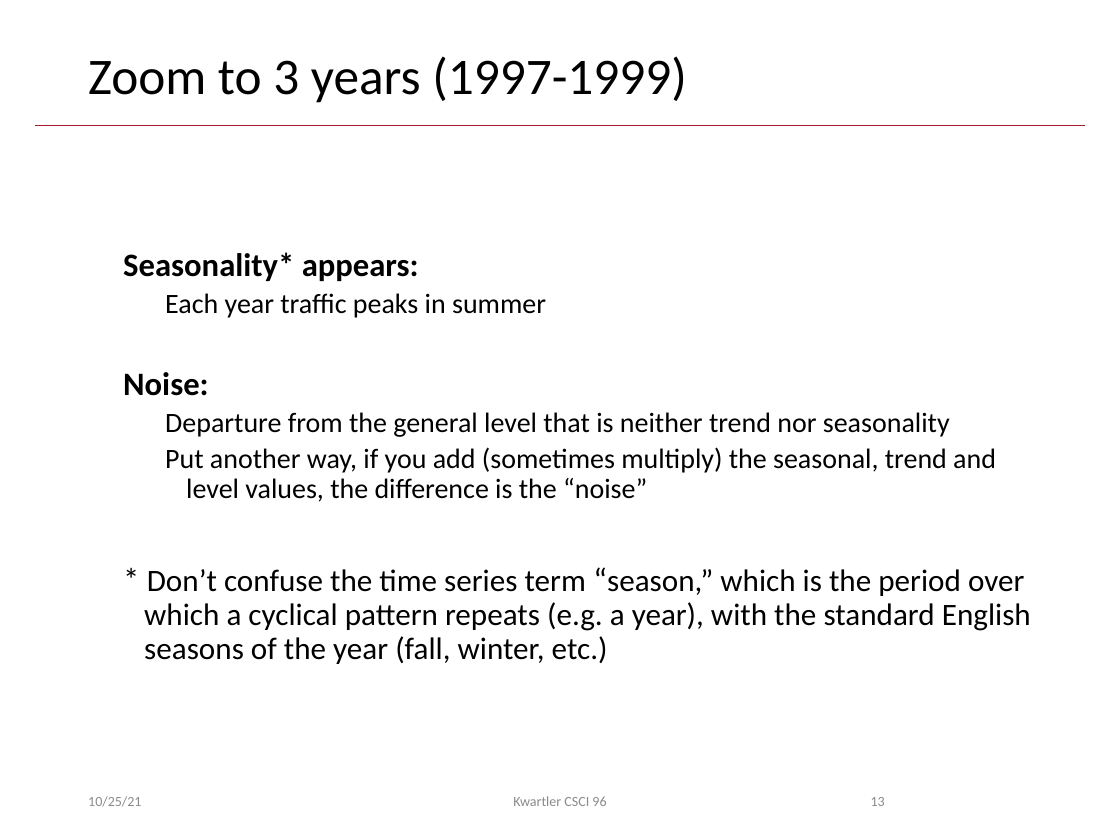
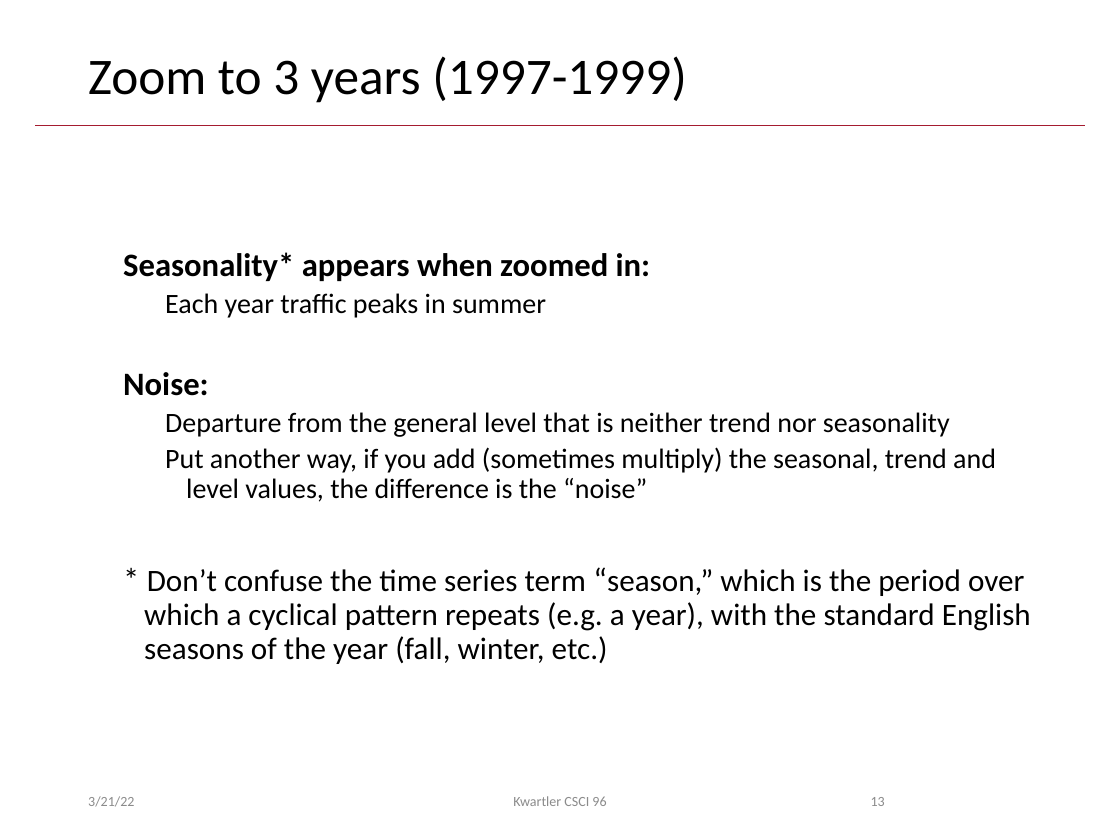
Before and after one commit to kwartler/Harvard_DataMining_Business_Student, a slide deck: slide 13 of Lessons/G_RF_TimeSeries/TimeSeries.pptx. Drawn at 1120x840 pixels with LibreOffice and Linux fonts; fonts in the diff are those of the drawing; background and template pictures are left out. Boxes give left, top, right and bottom in pixels: in the first picture for what was removed or moved away, otherwise in the second. Text is boxed around its words. In the diff, an @@ line names an element or a change of style, - is before the commit and + after.

```diff
--- a/Lessons/G_RF_TimeSeries/TimeSeries.pptx
+++ b/Lessons/G_RF_TimeSeries/TimeSeries.pptx
@@ text at (x1=123, y1=252, x2=651, y2=281): text changed @@
-Seasonality* appears:
+Seasonality* appears when zoomed in:
@@ text at (x1=88, y1=796, x2=134, y2=807): text changed @@
-10/25/21
+3/21/22
```
Also in this commit, not shown: 51 other slides changed, 6 other files.
